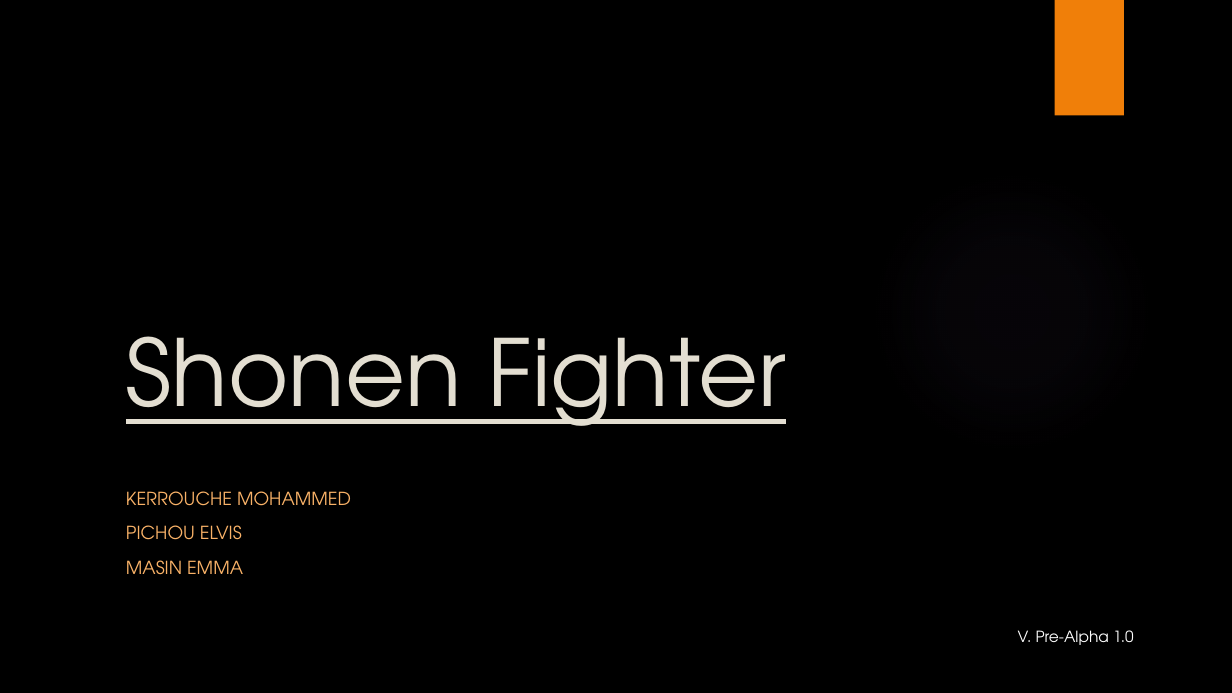
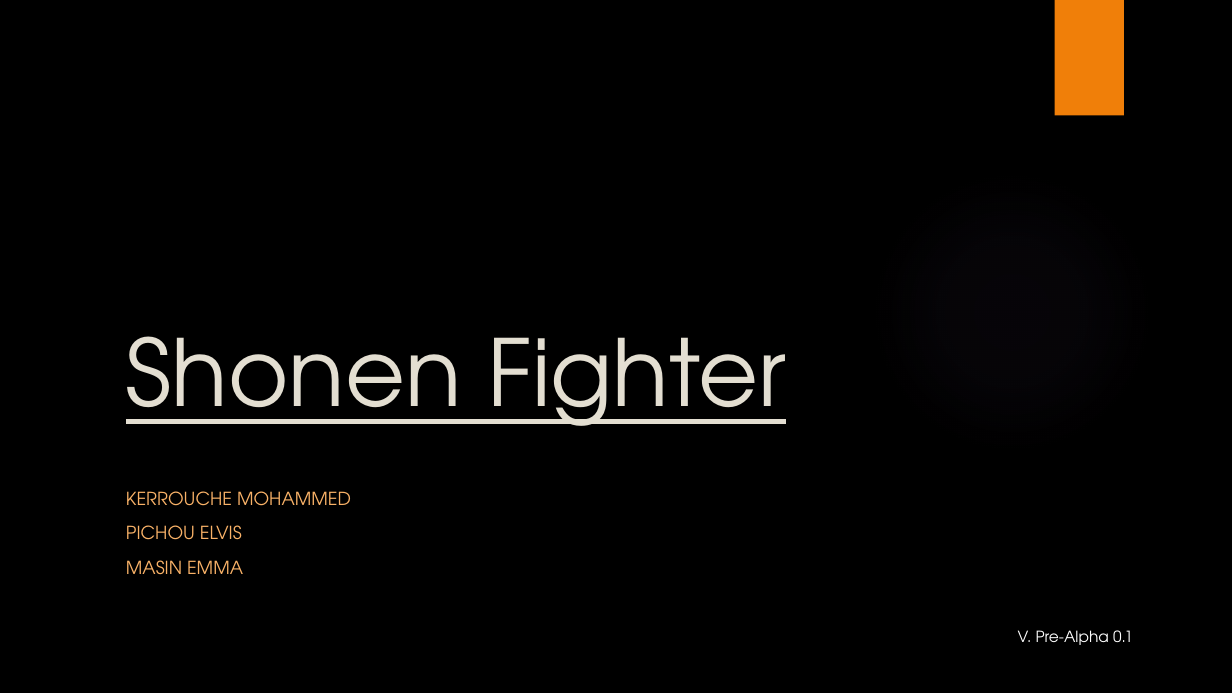
Before and after one commit to caerroff/Shonen-fighter, a slide deck: slide 1 of Shoenen Fighter.pptx. Drawn at 1232x693 pixels with LibreOffice and Linux fonts; fonts in the diff are those of the drawing; background and template pictures are left out. Boxes give left, top, right and bottom in pixels: in the first picture for what was removed or moved away, otherwise in the second. Text is boxed around its words. In the diff, an @@ line names an element or a change of style, - is before the commit and + after.

```diff
--- a/Shoenen Fighter.pptx
+++ b/Shoenen Fighter.pptx
@@ text at [1018, 630, 1133, 645]: text changed @@
-V. Pre-Alpha 1.0
+V. Pre-Alpha 0.1
```
Also in this commit, not shown: 5 other files.
